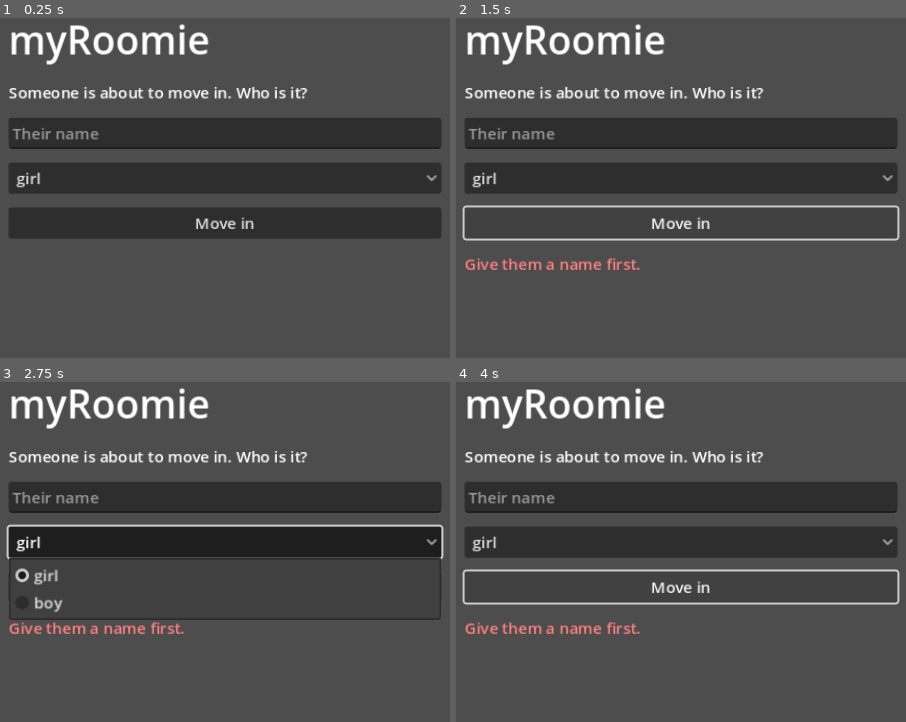
Above: before the commit, frames 1-4 (two rows, left to right).
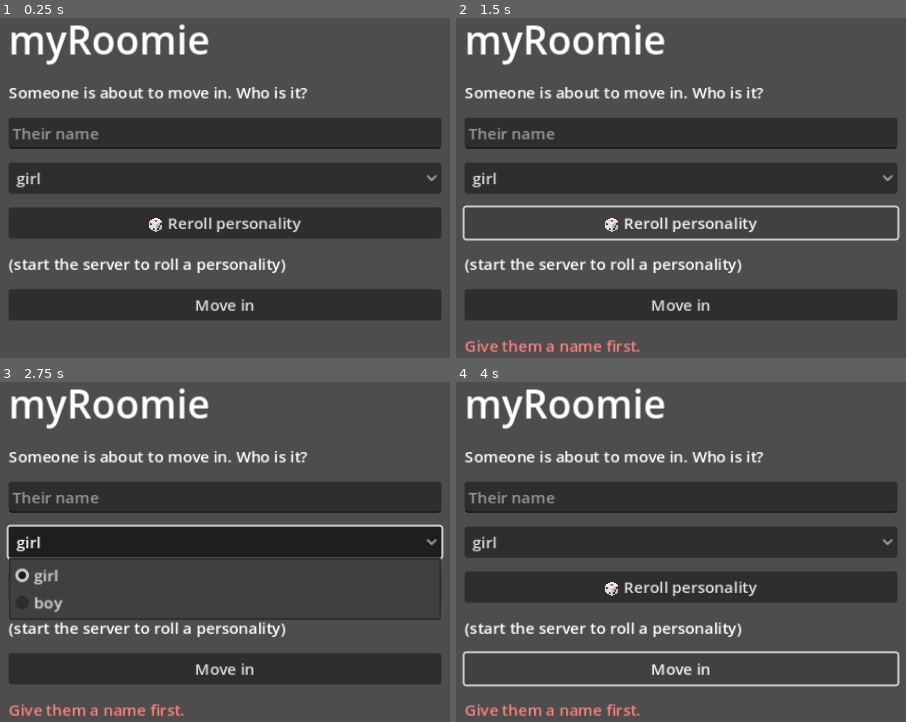
Above: after the commit, the same moments.

Repository: yumiaura/myRoomie
Game: Godot game, scene res://scenes/Main.tscn
Same seed, same stepped clock (60 frames per second), same inputs: the game is played once before the commit and once after it.
Inputs (mouse positions are in pixels of both pictures, inside the frame that each line leads up to):
- Up to frame 1 (0.25 s): no input
- Up to frame 2 (1.5 s): click "Move in" at 0.5 s; click (681, 222) at 1.25 s, where only the run after the commit has a clickable "🎲 Reroll personality"
- Up to frame 3 (2.75 s): click "girl" at 2 s
- Up to frame 4 (4 s): click "girl" at 2.75 s; click "Move in" at 3.5 s

The runs differ from the first frame. In frame 1, 10% of the frame differs, in the area x 2-98%, y 58-89%; in frame 2, 11%, in the area x 2-98%, y 58-99%; in frame 3, 10%; in frame 4, 6.5%.

Commit message:
Add character preview and reroll before move-in
Players now see who is about to move in and can reroll until the
personality clicks, instead of discovering it only after creation.

- server: POST /preview rolls traits from a seed without persisting,
  returning {seed, traits}; a missing seed gets a fresh random one.
- client: creation screen shows the rolled personality, a Reroll button,
  and passes the previewed seed to POST /pets so the result matches.
- tests: /preview is deterministic per seed and always returns a seed.

Diff:
--- a/client/scripts/Main.gd
+++ b/client/scripts/Main.gd
@@ -12,6 +12,8 @@
 var room_root: Control
 var name_edit: LineEdit
 var gender_option: OptionButton
+var preview_label: Label
+var preview_seed: int = 0
 
 var portrait: TextureRect
 var header_label: Label
@@ -45,6 +47,7 @@
 	if loaded["ok"]:
 		catalog = loaded["data"]
 		populate_catalogs()
+	do_reroll()
 
 
 # --- Screen construction --------------------------------------------------
@@ -86,6 +89,16 @@
 	gender_option.add_item("boy")
 	box.add_child(gender_option)
 
+	var reroll := Button.new()
+	reroll.text = "🎲 Reroll personality"
+	reroll.pressed.connect(do_reroll)
+	box.add_child(reroll)
+
+	preview_label = Label.new()
+	preview_label.autowrap_mode = TextServer.AUTOWRAP_WORD_SMART
+	preview_label.text = "Rolling a personality…"
+	box.add_child(preview_label)
+
 	var move_in := Button.new()
 	move_in.text = "Move in"
 	move_in.pressed.connect(on_move_in)
@@ -208,13 +221,31 @@
 
 
 # --- Flow -----------------------------------------------------------------
+func do_reroll() -> void:
+	var result = await Api.post_json("/preview", {})
+	if not result["ok"]:
+		preview_label.text = "(start the server to roll a personality)"
+		return
+	preview_seed = int(result["data"]["seed"])
+	var traits: Dictionary = result["data"]["traits"]
+	preview_label.text = "%s · loves %s · into %s · favourite food: %s" % [
+		traits["personality"],
+		str(traits["love_language"]).replace("_", " "),
+		traits["hobby"],
+		str(traits["favorite_food"]).replace("_", " "),
+	]
+
+
 func on_move_in() -> void:
 	var chosen_name := name_edit.text.strip_edges()
 	if chosen_name == "":
 		status_label.text = "Give them a name first."
 		return
 	var gender := gender_option.get_item_text(gender_option.selected)
-	var result = await Api.post_json("/pets", {"name": chosen_name, "gender": gender})
+	var payload := {"name": chosen_name, "gender": gender}
+	if preview_seed != 0:
+		payload["seed"] = preview_seed
+	var result = await Api.post_json("/pets", payload)
 	if not result["ok"]:
 		status_label.text = str(result["error"])
 		return
Not shown, changed: server/myroomie/app.py
Not shown, changed: server/myroomie/models.py
Not shown, changed: server/tests/test_api.py
